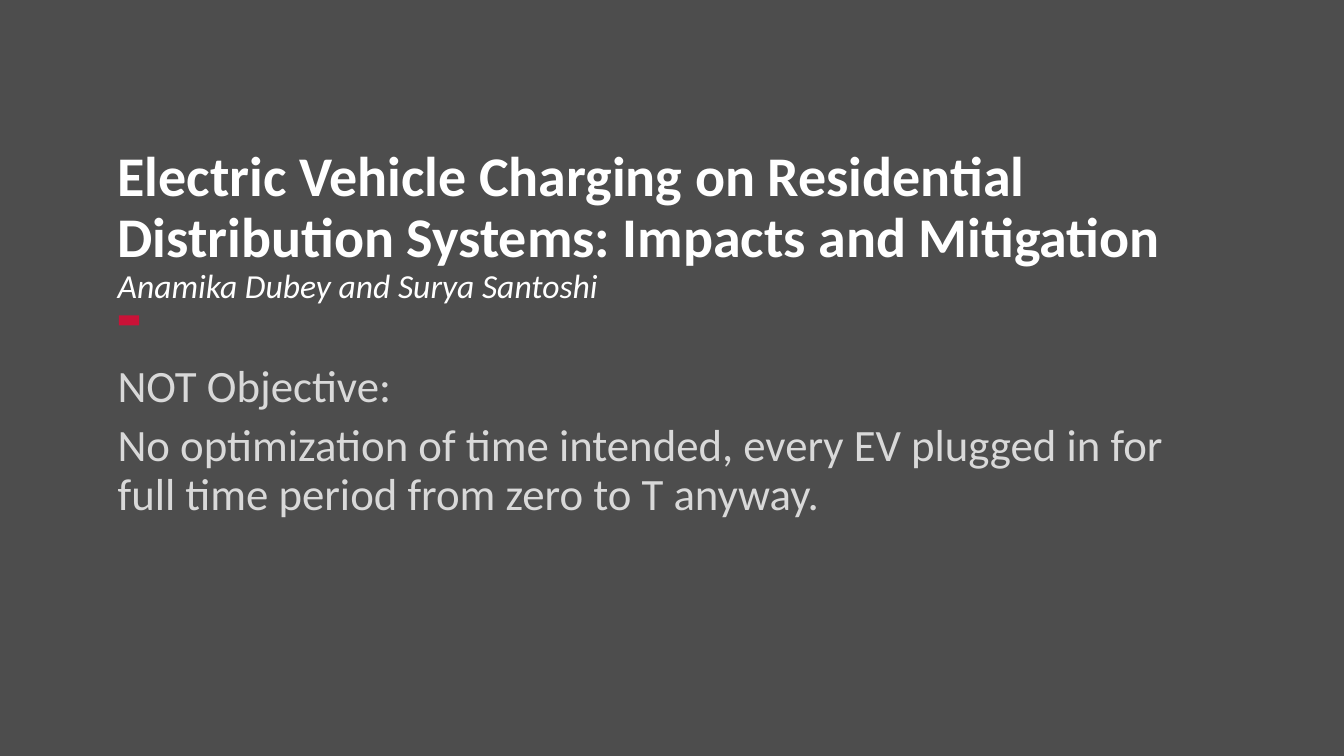
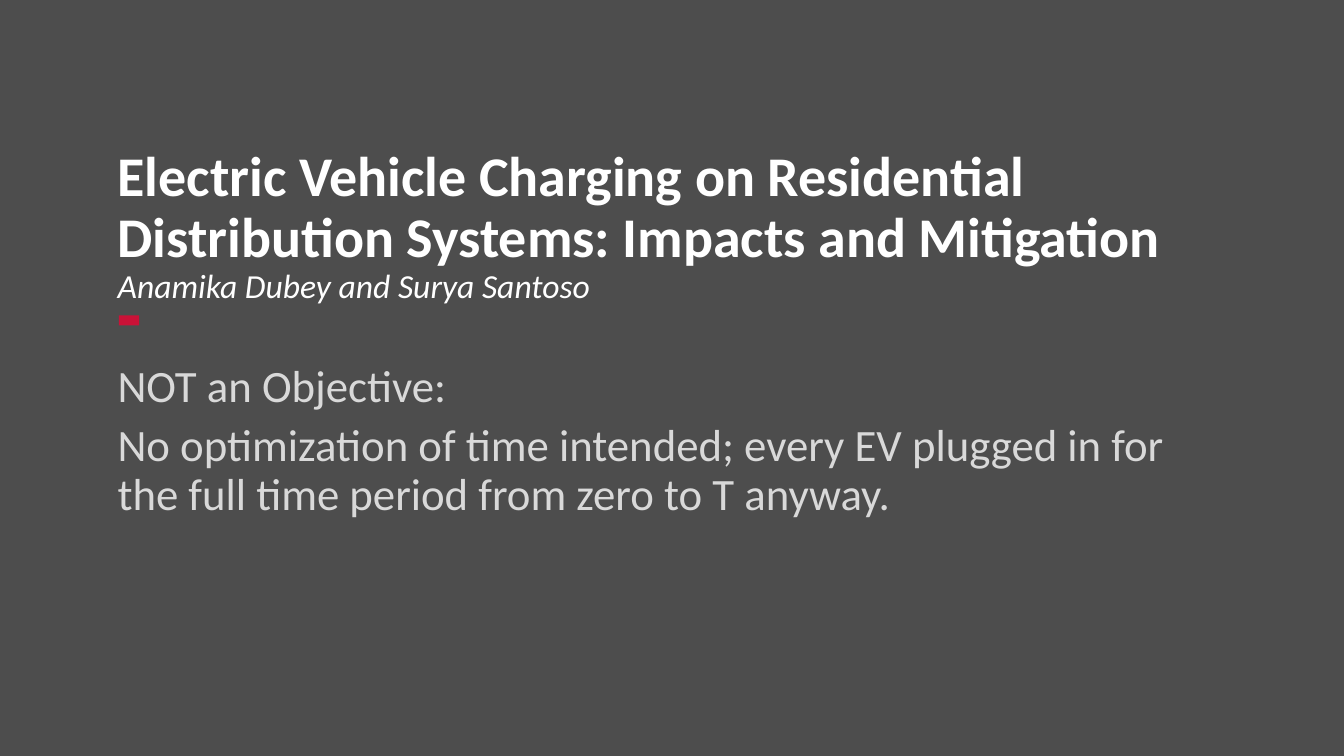
Before and after one commit to Realife-Brahmin/OriginalDocsHub, a slide deck: slide 5 of research_showcase/dynamicProgramming_aryan_ritwajeet_jha.pptx. Drawn at 1344x756 pixels with LibreOffice and Linux fonts; fonts in the diff are those of the drawing; background and template pictures are left out. Boxes give left, top, right and bottom in pixels: in the first picture for what was removed or moved away, otherwise in the second. Text is boxed around its words. In the diff, an @@ line names an element or a change of style, - is before the commit and + after.

```diff
--- a/research_showcase/dynamicProgramming_aryan_ritwajeet_jha.pptx
+++ b/research_showcase/dynamicProgramming_aryan_ritwajeet_jha.pptx
@@ title at (118, 156, 1160, 304): text changed @@
-Electric Vehicle Charging on Residential Distribution Systems: Impacts and Mitigation
-Anamika Dubey and Surya Santoshi
+Electric Vehicle Charging on Residential Distribution Systems: Impacts and Mitigation
+Anamika Dubey and Surya Santoso
@@ text at (118, 371, 1163, 517): text changed @@
-NOT Objective:
-No optimization of time intended, every EV plugged in for full time period from zero to T anyway.
+NOT an Objective:
+No optimization of time intended; every EV plugged in for the full time period from zero to T anyway.
```
Also in this commit, not shown: 3 other slides changed, 2 slides added, 4 slides removed.
